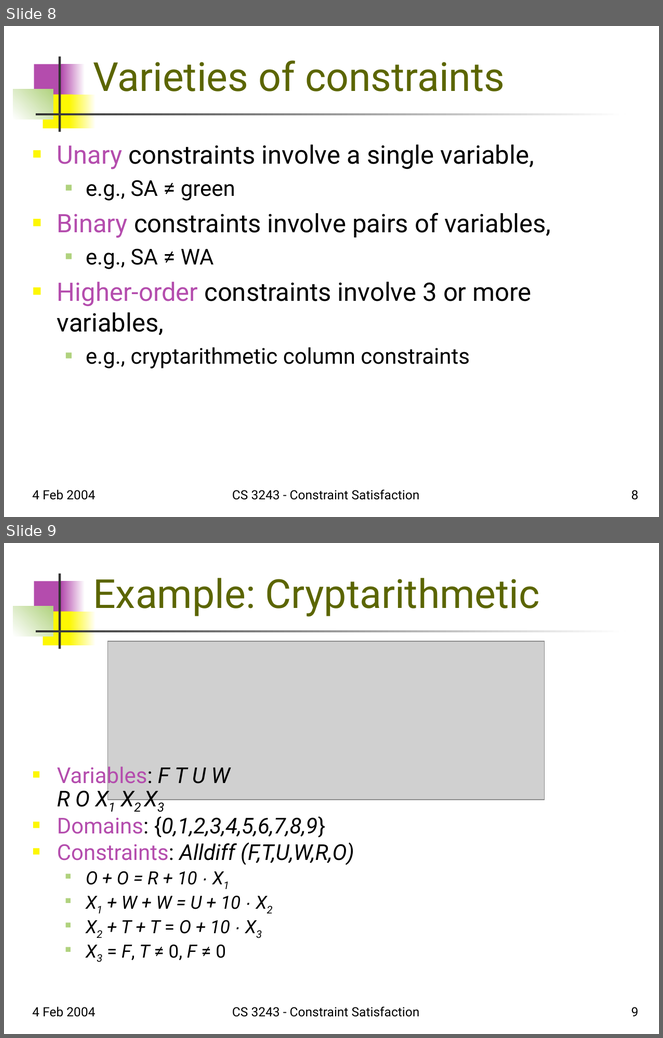
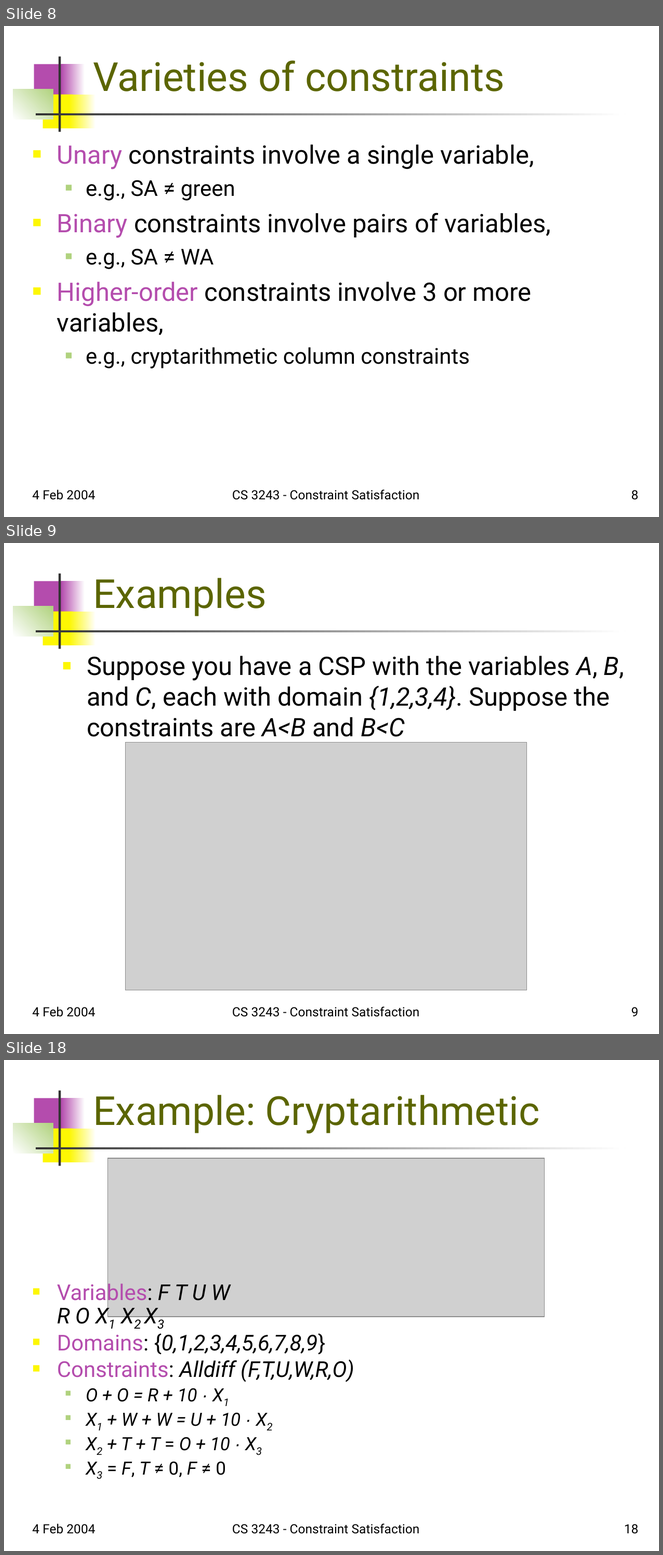
Before and after one commit to Rafi-afridi/Artificial_intelligence, a slide deck: Book slides/m5-csp.ppt. Shown one above the other, each under a label of ours: slides 8 and 9 before the commit, slides 8, 9 and 18 after it; the slides between them are not shown. The pictures are 663x1038 and 663x1555 pixels, drawn with LibreOffice and Linux fonts; fonts in the diff are those of the drawing; grey boxes stand for pictures. Boxes give left, top, right and bottom in pixels: in the first picture for what was removed or moved away, otherwise in the second. Text is boxed around its words. In the diff, an @@ line names an element or a change of style, - is before the commit and + after.

```diff
--- a/Book slides/m5-csp.ppt
+++ b/Book slides/m5-csp.ppt
@@ slide 9 added at (4,543,659,1034), background #FFFFFF; not listed: 7 template elements that a slide beside it also shows @@
@@ title added at (93,578,267,616), 44 pt, text #5B6501 @@
+Examples
@@ text added at (87,656,624,743), 28 pt, text #000000 @@
+■ Suppose you have a CSP with the variables A, B, and C, each with domain {1,2,3,4}. Suppose the constraints are A<B and B<C
@@ picture added at (125,743,526,991) @@
@@ text added at (32,1007,95,1017), 14 pt, text #000000 @@
+4 Feb 2004
@@ text added at (232,1007,420,1017), 14 pt, text #000000 @@
+CS 3243 - Constraint Satisfaction
@@ page number added at (632,1007,639,1017), 14 pt, text #000000 @@
+9
@@ what was slide 9 is now slide 18 @@
@@ page number at (624,1524,639,1534): text changed @@
-9
+18
```
Also in this commit, not shown: 15 other slides added, 6 other files.
